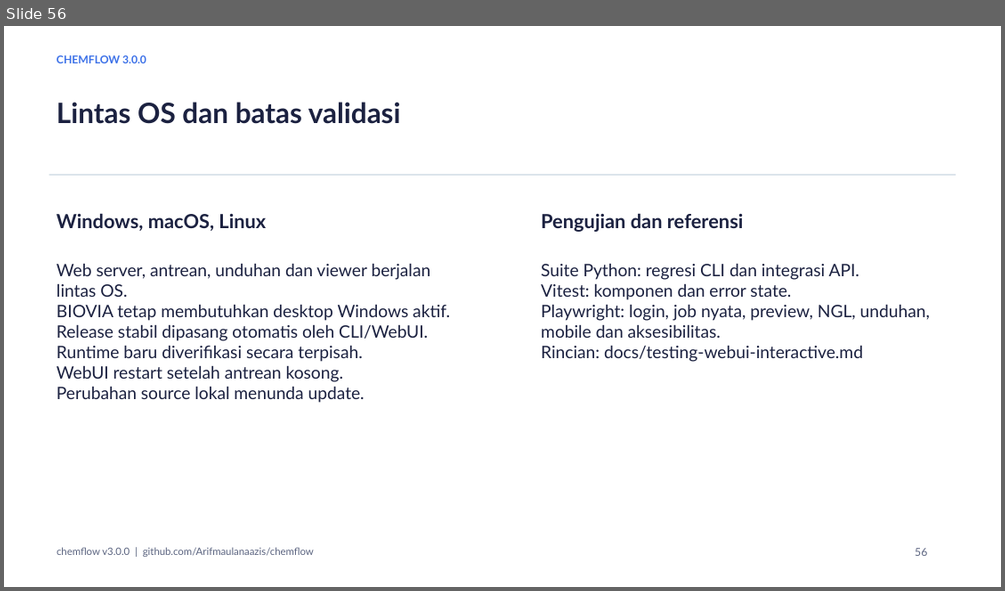
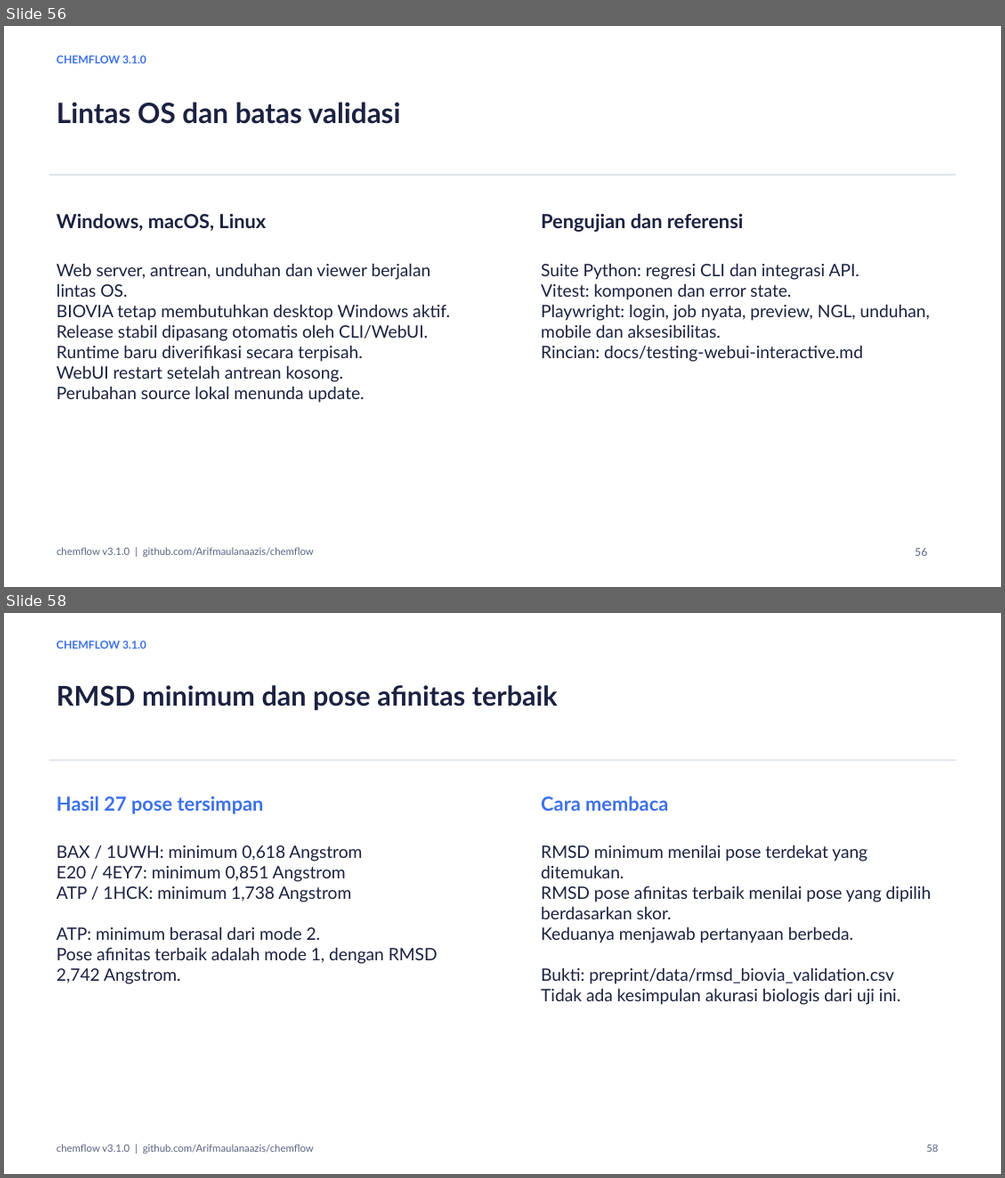
Before and after one commit to Arifmaulanaazis/chemflow, a slide deck: chemflow.pptx. Shown one above the other, each under a label of ours: slide 56 before the commit, slides 56 and 58 after it; the slides between them are not shown. The pictures are 1005x591 and 1005x1178 pixels, drawn with LibreOffice and Linux fonts; fonts in the diff are those of the drawing. Boxes give left, top, right and bottom in pixels: in the first picture for what was removed or moved away, otherwise in the second. Text is boxed around its words. In the diff, an @@ line names an element or a change of style, - is before the commit and + after.

Commit message:
chore: rapikan repo, dokumentasi, dan validasi RMSD 3.1.0
- Lepas dari pelacakan: data/skrip/gambar penyusun preprint (hanya PDF jadi
  yang dilacak), tmp/, output/, dan cache .chart-data-*.
- Embed 3D ligan mencoba enforceChirality=False sebelum fallback lain.
- Tambah backend RMSD (RDKit/BIOVIA) dengan fallback otomatis.
- Ringkas README dan docs; hapus catatan rilis/pengujian per versi dan
  gantikan dengan CHANGELOG.md.

```diff
--- a/chemflow.pptx
+++ b/chemflow.pptx
@@ slide 58 added at box(4, 613, 1001, 1174), background #FFFFFF @@
@@ text added at box(57, 641, 146, 649), 10.5 pt, text #3C71E8, bold @@
+CHEMFLOW 3.1.0
@@ text added at box(57, 685, 558, 710), 26.2 pt, text #1B2140, bold @@
+RMSD minimum dan pose afinitas terbaik
@@ rectangle added at box(48, 760, 955, 761), fill #DCE4EB @@
@@ text added at box(57, 795, 264, 814), 18.8 pt, text #3C71E8, bold @@
+Hasil 27 pose tersimpan
@@ text added at box(541, 795, 668, 811), 18.8 pt, text #3C71E8, bold @@
+Cara membaca
@@ text added at box(57, 845, 437, 984), 16.5 pt, text #1B2140 @@
+BAX / 1UWH: minimum 0,618 Angstrom
+E20 / 4EY7: minimum 0,851 Angstrom
+ATP / 1HCK: minimum 1,738 Angstrom
+ATP: minimum berasal dari mode 2.
+Pose afinitas terbaik adalah mode 1, dengan RMSD 2,742 Angstrom.
@@ text added at box(541, 844, 931, 1005), 16.5 pt, text #1B2140 @@
+RMSD minimum menilai pose terdekat yang ditemukan.
+RMSD pose afinitas terbaik menilai pose yang dipilih berdasarkan skor.
+Keduanya menjawab pertanyaan berbeda.
+Bukti: preprint/data/rmsd_biovia_validation.csv
+Tidak ada kesimpulan akurasi biologis dari uji ini.
@@ text added at box(57, 1143, 314, 1153), 9.8 pt, text #5B6480 @@
+chemflow v3.1.0 | github.com/Arifmaulanaazis/chemflow
@@ text added at box(926, 1144, 938, 1151), 9.8 pt, text #5B6480 @@
+58
@@ slide 56 changed as well @@
@@ text at box(57, 55, 146, 63): text changed @@
-CHEMFLOW 3.0.0
+CHEMFLOW 3.1.0
@@ text at box(57, 547, 314, 556): text changed @@
-chemflow v3.0.0 | github.com/Arifmaulanaazis/chemflow
+chemflow v3.1.0 | github.com/Arifmaulanaazis/chemflow
```
Also in this commit, not shown: 52 other slides changed, 4 other slides added, 3 slides removed, 50 other files.
